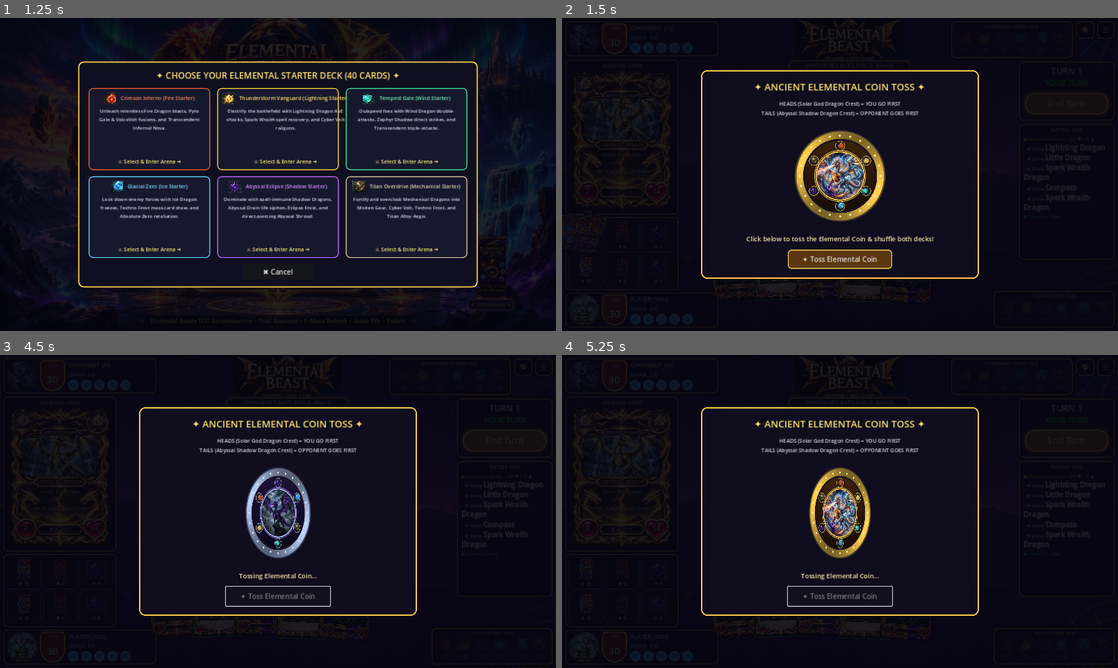
Above: before the commit, frames 1-4 (two rows, left to right).
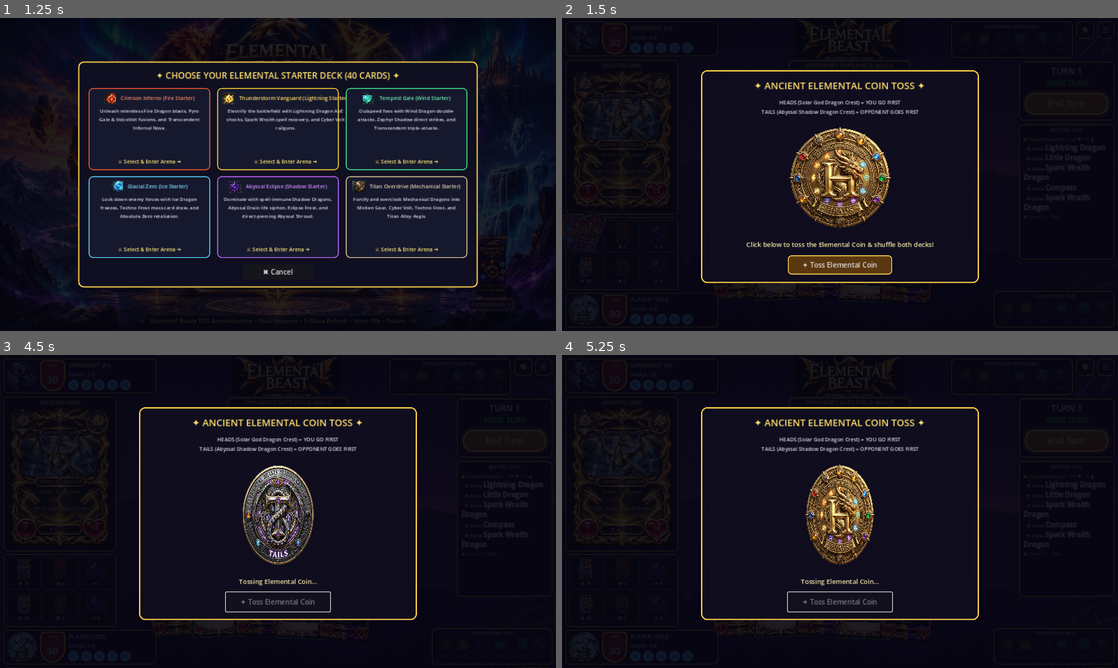
Above: after the commit, the same moments.

Repository: Devarakonda-Siddhardha/Elemental-Beasts-tcg
Game: Godot game, scene res://scenes/main_menu.tscn
The game is run twice, just before and just after one commit, with the same random seed, the same clock (stepped at 60 frames per second) and the same inputs.
Inputs:
- Up to frame 1 (1.25 s): click "⚔️ Single Player vs AI" at 0.5 s
- Up to frame 2 (1.5 s): click "⚔️ Single Player vs AI" at 1.25 s
- Up to frame 3 (4.5 s): click "🎨" at 2 s; click "☰" at 2.75 s; click "End Turn" at 3.5 s; click "✦ Toss Elemental Coin" at 4.25 s
- Up to frame 4 (5.25 s): click "🎨" at 5 s

Frame 1 is identical in both runs. In frame 2, 7.3% of the frame differs, in the area x 25-75%, y 20-85%; in frame 3, 4.9%; in frame 4, 4.9%.

Commit message:
feat(v1.8.1): AI-generated Heads (H) and Tails (T) Dragon & Elemental Coin Faces

Diff:
--- a/scripts/ui/battle_controller.gd
+++ b/scripts/ui/battle_controller.gd
@@ -984,7 +984,7 @@
 	vbox.add_child(sub)
 
 	var coin_holder = Control.new()
-	coin_holder.custom_minimum_size = Vector2(240, 240)
+	coin_holder.custom_minimum_size = Vector2(256, 256)
 	coin_holder.size_flags_horizontal = Control.SIZE_SHRINK_CENTER
 	vbox.add_child(coin_holder)
 
@@ -994,9 +994,9 @@
 	coin_tex.texture = heads_tex
 	coin_tex.expand_mode = TextureRect.EXPAND_IGNORE_SIZE
 	coin_tex.stretch_mode = TextureRect.STRETCH_KEEP_ASPECT_CENTERED
-	coin_tex.size = Vector2(220, 220)
-	coin_tex.position = Vector2(10, 10)
-	coin_tex.pivot_offset = Vector2(110, 110)
+	coin_tex.size = Vector2(240, 240)
+	coin_tex.position = Vector2(8, 8)
+	coin_tex.pivot_offset = Vector2(120, 120)
 	coin_holder.add_child(coin_tex)
 
 	var status_lbl = Label.new()
Binary file changed: assets/art/coin_heads.png
Binary file changed: assets/art/coin_tails.png
